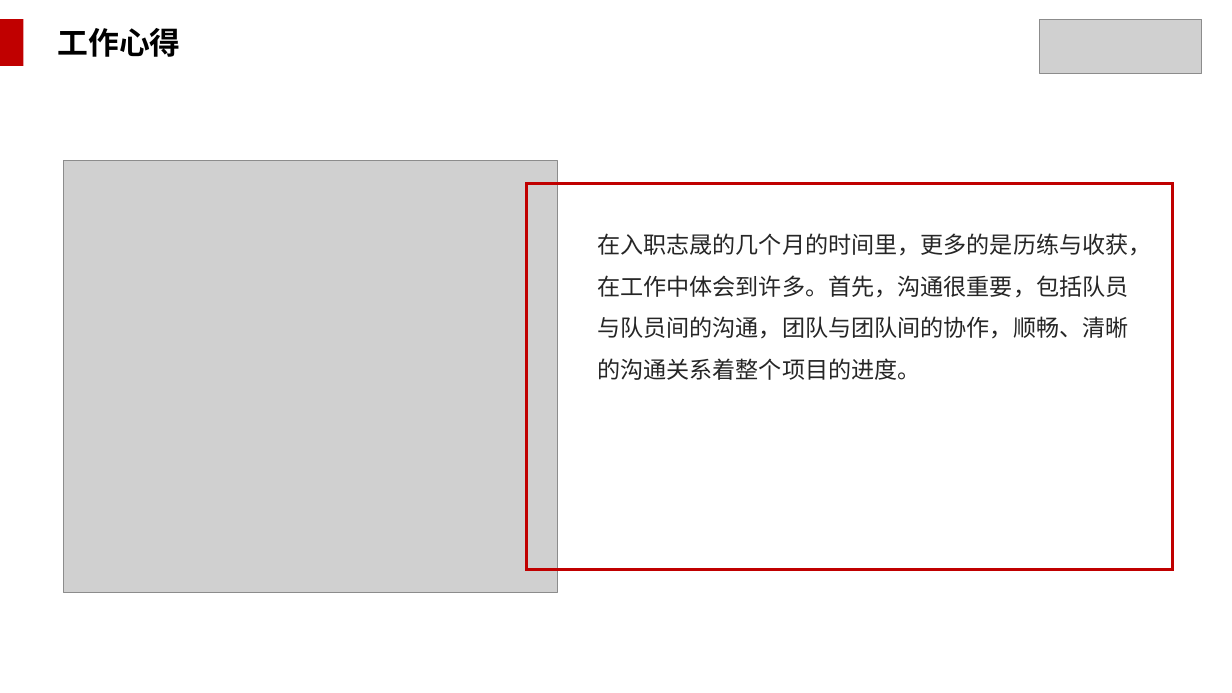
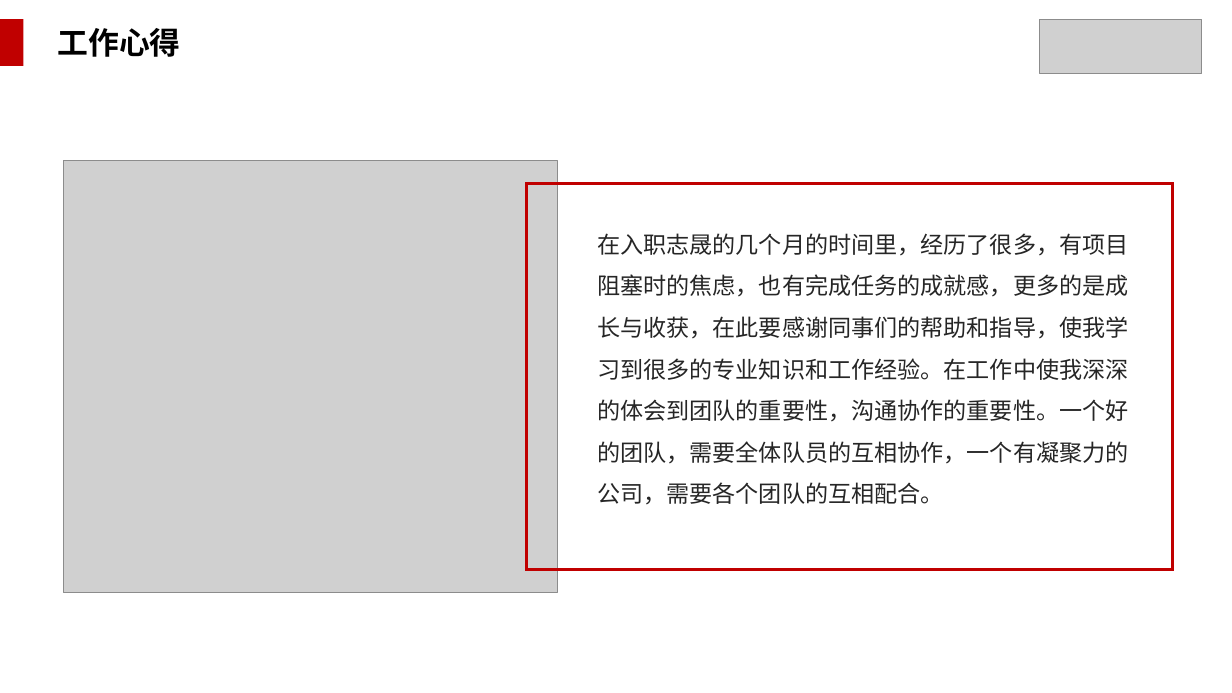
Before and after one commit to WakingFox/myself, a slide deck: slide 14 of 转正述职/王贵成转正述职报告.pptx. Drawn at 1232x693 pixels with LibreOffice and Linux fonts; fonts in the diff are those of the drawing; grey boxes stand for pictures; background and template pictures are left out. Boxes give left, top, right and bottom in pixels: in the first picture for what was removed or moved away, otherwise in the second. Text is boxed around its words. In the diff, an @@ line names an element or a change of style, - is before the commit and + after.

```diff
--- a/转正述职/王贵成转正述职报告.pptx
+++ b/转正述职/王贵成转正述职报告.pptx
@@ text at (597, 233, 1128, 505): text changed @@
-在入职志晟的几个月的时间里，更多的是历练与收获，在工作中体会到许多。首先，沟通很重要，包括队员与队员间的沟通，团队与团队间的协作，顺畅、清晰的沟通关系着整个项目的进度。
+在入职志晟的几个月的时间里，经历了很多，有项目阻塞时的焦虑，也有完成任务的成就感，更多的是成长与收获，在此要感谢同事们的帮助和指导，使我学习到很多的专业知识和工作经验。在工作中使我深深的体会到团队的重要性，沟通协作的重要性。一个好的团队，需要全体队员的互相协作，一个有凝聚力的公司，需要各个团队的互相配合。
```
Also in this commit, not shown: 16 other slides changed.
